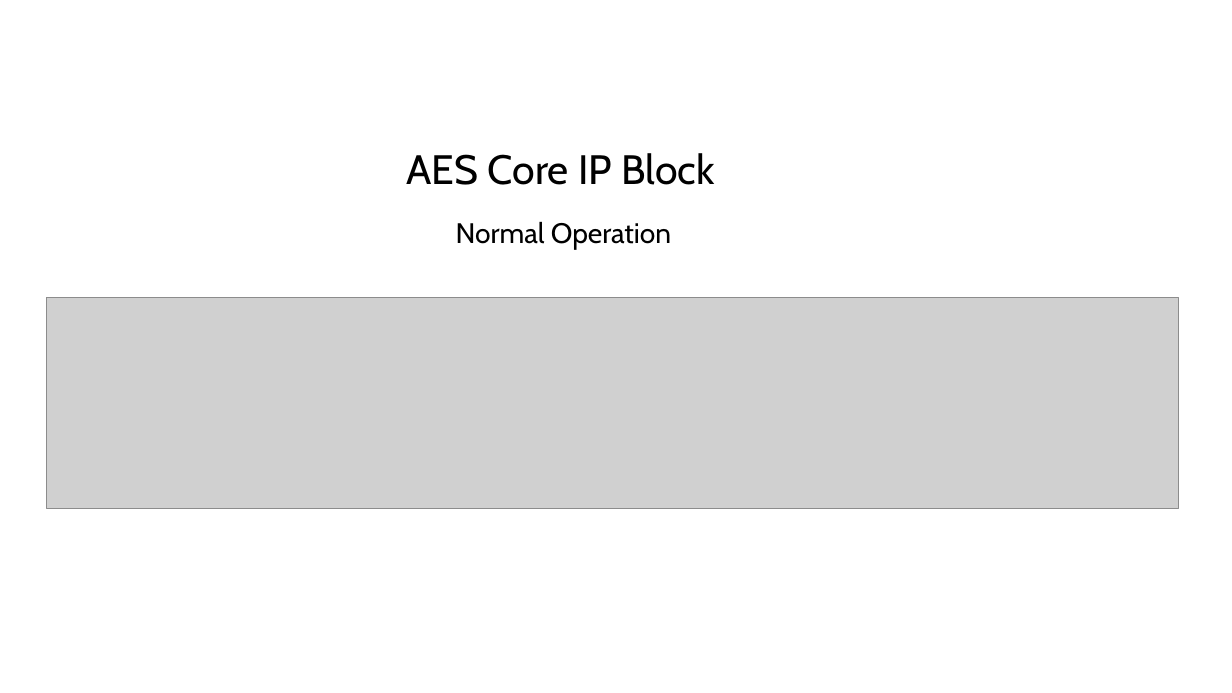
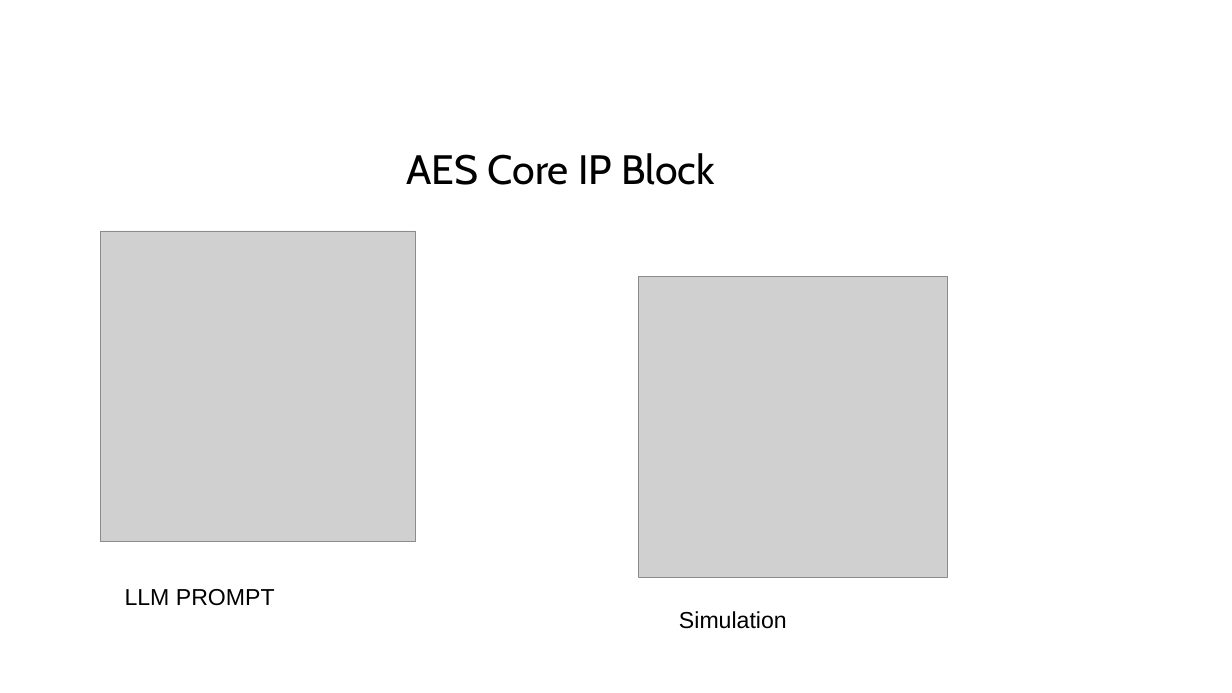
Before and after one commit to Lefteris-B/2024-CSAW, a slide deck: slide 22 of presentations/CSAW_2024_second_stage.pptx. Drawn at 1232x693 pixels with LibreOffice and Linux fonts; fonts in the diff are those of the drawing; grey boxes stand for pictures. Boxes give left, top, right and bottom in pixels: in the first picture for what was removed or moved away, otherwise in the second. Text is boxed around its words. In the diff, an @@ line names an element or a change of style, - is before the commit and + after.

```diff
--- a/presentations/CSAW_2024_second_stage.pptx
+++ b/presentations/CSAW_2024_second_stage.pptx
@@ picture added at bbox=[100, 231, 416, 542] @@
@@ text removed at bbox=[456, 221, 671, 250] @@
-Normal Operation
@@ picture removed at bbox=[46, 298, 1178, 507] @@
@@ picture added at bbox=[639, 276, 947, 578] @@
@@ text added at bbox=[125, 589, 275, 606], 18 pt, text #000000 @@
+LLM PROMPT
@@ text added at bbox=[679, 611, 787, 629], 18 pt, text #000000 @@
+Simulation
```
Also in this commit, not shown: 1 other slide changed, 1 slide removed, 21 other files.
